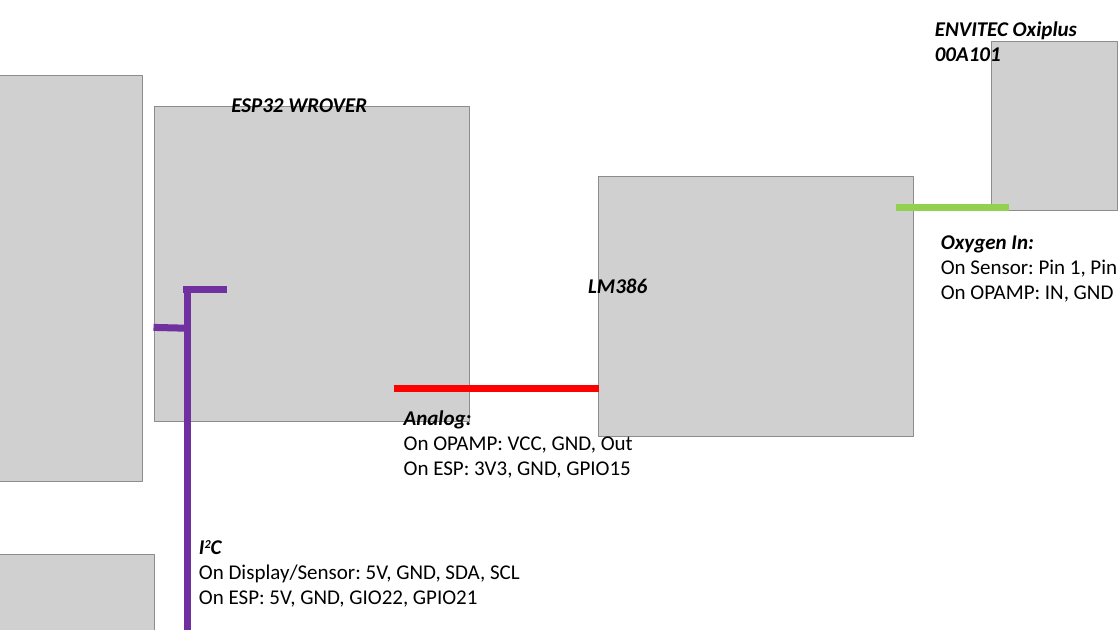
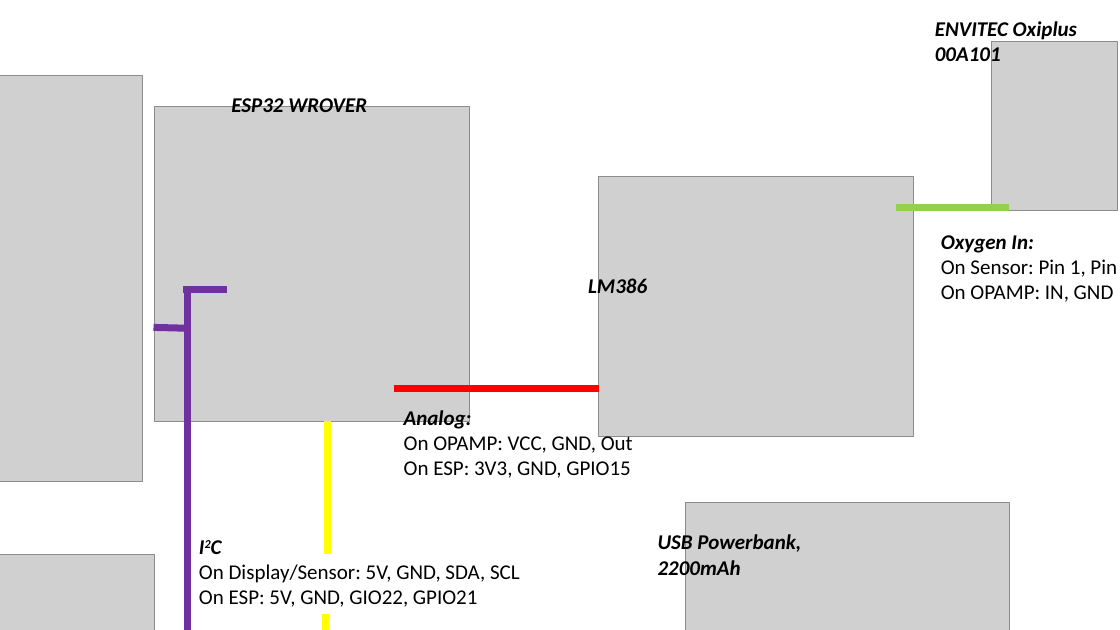
Before and after one commit to beniroquai/Open-Oxygen-Flowsensor, a slide deck: slide 1 of IMAGES/FIGURES.pptx. Drawn at 1120x630 pixels with LibreOffice and Linux fonts; fonts in the diff are those of the drawing; grey boxes stand for pictures. Boxes give left, top, right and bottom in pixels: in the first picture for what was removed or moved away, otherwise in the second. Text is boxed around its words. In the diff, an @@ line names an element or a change of style, - is before the commit and + after.

```diff
--- a/IMAGES/FIGURES.pptx
+++ b/IMAGES/FIGURES.pptx
@@ line added from (328, 422) to (328, 555), #FFFF00 6 pt @@
@@ picture added at (686,503,1009,630) @@
@@ text added at (658,532,801,581), 18 pt, text #000000, bold, italic @@
+USB Powerbank,
+2200mAh
@@ line added from (326, 614) to (326, 630), #FFFF00 6 pt @@
```
Also in this commit, not shown: 1 slide added, 16 other files.
